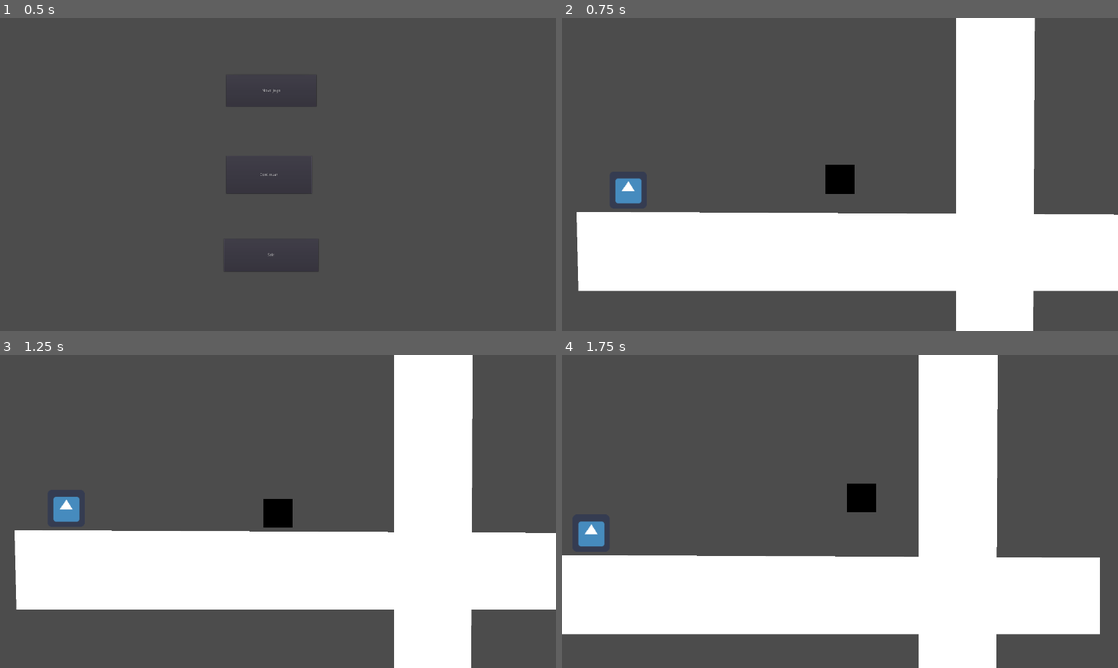
Above: before the commit, frames 1-4 (two rows, left to right).
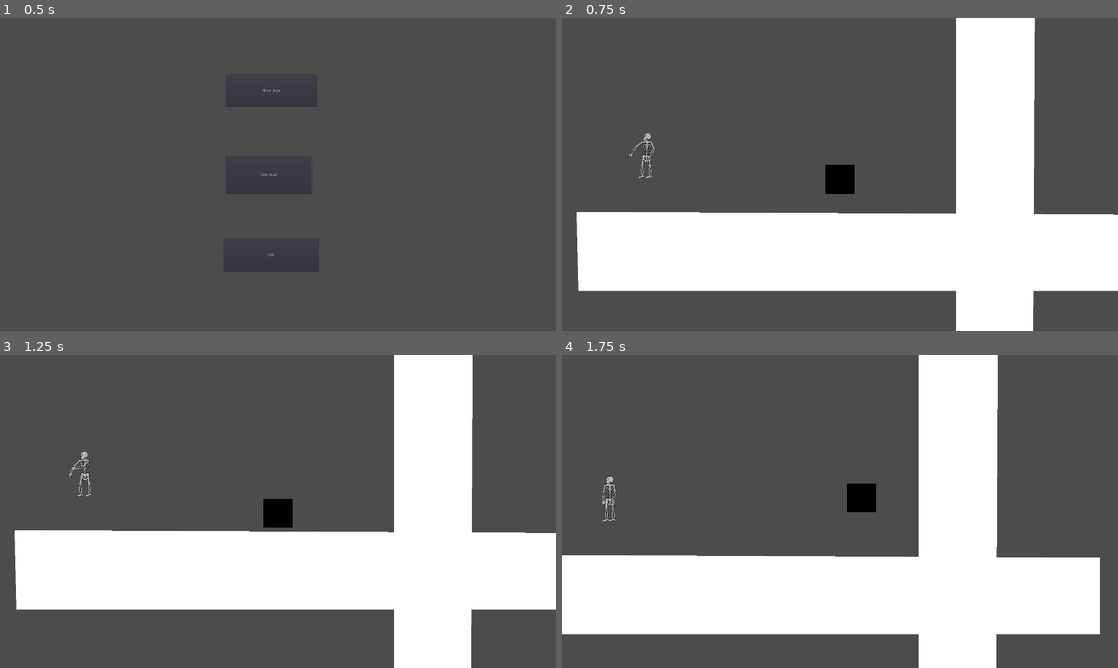
Above: after the commit, the same moments.

Repository: gabs-passarinho-garcia/moonLightJamPWojeto
Game: Godot game, scene res://Scenes/menus/main_menu.tscn
Same seed, same stepped clock (60 frames per second), same inputs: the game is played once before the commit and once after it. The engine's default icon, where the game draws it, is replaced by a stand-in: a white triangle on a blue panel in a dark square.
Inputs:
- Up to frame 1 (0.5 s): no input
- Up to frame 2 (0.75 s): click "Novo Jogo" at 0.5 s
- Up to frame 3 (1.25 s): no input
- Up to frame 4 (1.75 s): hold D (right) from 1.28 s (still down); tap W (jump) at 1.35, 1.52 s

Frame 1 is identical in both runs. In frame 2, 0.6% of the frame differs, in the area x 9-17%, y 36-60%; in frame 3, 0.5%; in frame 4, 0.6%, in the area x 2-10%, y 38-62%.

Commit message:
animacao do equeleto e correcao do morcego

Diff:
--- a/pwojeto/Scenes/actors/enemies/Skeleton.tscn
+++ b/pwojeto/Scenes/actors/enemies/Skeleton.tscn
@@ -1,31 +1,327 @@
-[gd_scene load_steps=6 format=2]
+[gd_scene load_steps=14 format=2]
 
 [ext_resource path="res://Scripts/Skeleton.gd" type="Script" id=1]
-[ext_resource path="res://icon.png" type="Texture" id=2]
+[ext_resource path="res://Assets/EsqueletoAndando.png" type="Texture" id=2]
+[ext_resource path="res://Assets/EsqueletoAtaque.png" type="Texture" id=3]
+[ext_resource path="res://Assets/esqueleto morte.png" type="Texture" id=4]
 
 [sub_resource type="RectangleShape2D" id=1]
-extents = Vector2( 62.4598, 59.4198 )
-
-[sub_resource type="CircleShape2D" id=2]
+extents = Vector2( 28.9271, 78.2859 )
+
+[sub_resource type="AnimatedTexture" id=2]
+
+[sub_resource type="CircleShape2D" id=3]
 radius = 614.125
 
-[sub_resource type="RectangleShape2D" id=3]
-extents = Vector2( 165.677, 71.2842 )
+[sub_resource type="RectangleShape2D" id=4]
+extents = Vector2( 118.182, 77.5498 )
+
+[sub_resource type="Animation" id=5]
+resource_name = "attacking-left"
+length = 1.2
+step = 0.05
+tracks/0/type = "value"
+tracks/0/path = NodePath("Sprite:visible")
+tracks/0/interp = 1
+tracks/0/loop_wrap = true
+tracks/0/imported = false
+tracks/0/enabled = true
+tracks/0/keys = {
+"times": PoolRealArray( 0 ),
+"transitions": PoolRealArray( 1 ),
+"update": 1,
+"values": [ false ]
+}
+tracks/1/type = "value"
+tracks/1/path = NodePath("Sprite2:visible")
+tracks/1/interp = 1
+tracks/1/loop_wrap = true
+tracks/1/imported = false
+tracks/1/enabled = true
+tracks/1/keys = {
+"times": PoolRealArray( 0 ),
+"transitions": PoolRealArray( 1 ),
+"update": 1,
+"values": [ true ]
+}
+tracks/2/type = "value"
+tracks/2/path = NodePath("Sprite2:frame")
+tracks/2/interp = 1
+tracks/2/loop_wrap = true
+tracks/2/imported = false
+tracks/2/enabled = true
+tracks/2/keys = {
+"times": PoolRealArray( 0, 0.05, 0.1, 0.15, 0.2, 0.25, 0.3, 0.35, 0.4, 0.45, 0.5, 0.55, 0.6, 0.65, 0.7, 0.75, 0.8, 0.85, 0.9, 0.95, 1, 1.05, 1.1 ),
+"transitions": PoolRealArray( 1, 1, 1, 1, 1, 1, 1, 1, 1, 1, 1, 1, 1, 1, 1, 1, 1, 1, 1, 1, 1, 1, 1 ),
+"update": 1,
+"values": [ 0, 1, 2, 3, 4, 5, 6, 7, 8, 9, 10, 11, 12, 13, 14, 15, 16, 17, 18, 19, 20, 21, 22 ]
+}
+tracks/3/type = "value"
+tracks/3/path = NodePath("AttackRight/CollisionShape2D:shape:extents")
+tracks/3/interp = 1
+tracks/3/loop_wrap = true
+tracks/3/imported = false
+tracks/3/enabled = true
+tracks/3/keys = {
+"times": PoolRealArray( 0.1, 0.15, 0.2, 0.25, 0.35, 0.4, 0.45, 0.5, 0.55, 0.6, 0.65, 0.7, 0.75, 0.8 ),
+"transitions": PoolRealArray( 1, 1, 1, 1, 1, 1, 1, 1, 1, 1, 1, 1, 1, 1 ),
+"update": 0,
+"values": [ Vector2( 11.5686, 22.3193 ), Vector2( 18.3332, 22.3193 ), Vector2( 23.7604, 18.272 ), Vector2( 27.6618, 14.3707 ), Vector2( 23.2728, 9.24011 ), Vector2( 27.4217, 9.24011 ), Vector2( 28.6821, 9.24011 ), Vector2( 28.6821, 13.6518 ), Vector2( 28.6821, 18.0635 ), Vector2( 23.0099, 24.366 ), Vector2( 16.7075, 27.5172 ), Vector2( 11.0352, 27.5172 ), Vector2( 11.0352, 27.5172 ), Vector2( 11.0352, 27.5172 ) ]
+}
+tracks/4/type = "value"
+tracks/4/path = NodePath("AttackLeft/CollisionShape2D:position")
+tracks/4/interp = 1
+tracks/4/loop_wrap = true
+tracks/4/imported = false
+tracks/4/enabled = true
+tracks/4/keys = {
+"times": PoolRealArray( 0.1, 0.15, 0.2, 0.25, 0.3, 0.35, 0.4, 0.45, 0.5, 0.55, 0.6, 0.65, 0.7, 0.75, 0.8 ),
+"transitions": PoolRealArray( 1, 1, 1, 1, 1, 1, 1, 1, 1, 1, 1, 1, 1, 1, 1 ),
+"update": 0,
+"values": [ Vector2( -35.9725, 2.05483 ), Vector2( -45.6552, -9.82851 ), Vector2( -51.3768, -22.5921 ), Vector2( -50.9367, -34.0353 ), Vector2( -54.0175, -45.4785 ), Vector2( -49.6163, -63.5236 ), Vector2( -53.5774, -52.9606 ), Vector2( -56.2182, -44.1582 ), Vector2( -55.778, -36.2359 ), Vector2( -54.4577, -22.5921 ), Vector2( -50.4966, -18.1909 ), Vector2( -46.0953, -5.8674 ), Vector2( -38.6132, -0.585907 ), Vector2( -38.6132, -0.585907 ), Vector2( -29.3706, 2.05482 ) ]
+}
+tracks/5/type = "value"
+tracks/5/path = NodePath("AttackLeft/CollisionShape2D:disabled")
+tracks/5/interp = 1
+tracks/5/loop_wrap = true
+tracks/5/imported = false
+tracks/5/enabled = true
+tracks/5/keys = {
+"times": PoolRealArray( 0.1, 0.85 ),
+"transitions": PoolRealArray( 1, 1 ),
+"update": 1,
+"values": [ false, true ]
+}
+tracks/6/type = "value"
+tracks/6/path = NodePath("Sprite3:visible")
+tracks/6/interp = 1
+tracks/6/loop_wrap = true
+tracks/6/imported = false
+tracks/6/enabled = true
+tracks/6/keys = {
+"times": PoolRealArray( 0.2 ),
+"transitions": PoolRealArray( 1 ),
+"update": 1,
+"values": [ false ]
+}
+
+[sub_resource type="Animation" id=6]
+length = 1.2
+step = 0.05
+tracks/0/type = "value"
+tracks/0/path = NodePath("Sprite:visible")
+tracks/0/interp = 1
+tracks/0/loop_wrap = true
+tracks/0/imported = false
+tracks/0/enabled = true
+tracks/0/keys = {
+"times": PoolRealArray( 0 ),
+"transitions": PoolRealArray( 1 ),
+"update": 1,
+"values": [ false ]
+}
+tracks/1/type = "value"
+tracks/1/path = NodePath("Sprite2:visible")
+tracks/1/interp = 1
+tracks/1/loop_wrap = true
+tracks/1/imported = false
+tracks/1/enabled = true
+tracks/1/keys = {
+"times": PoolRealArray( 0 ),
+"transitions": PoolRealArray( 1 ),
+"update": 1,
+"values": [ true ]
+}
+tracks/2/type = "value"
+tracks/2/path = NodePath("Sprite2:frame")
+tracks/2/interp = 1
+tracks/2/loop_wrap = true
+tracks/2/imported = false
+tracks/2/enabled = true
+tracks/2/keys = {
+"times": PoolRealArray( 0, 0.05, 0.1, 0.15, 0.2, 0.25, 0.3, 0.35, 0.4, 0.45, 0.5, 0.55, 0.6, 0.65, 0.7, 0.75, 0.8, 0.85, 0.9, 0.95, 1, 1.05, 1.1 ),
+"transitions": PoolRealArray( 1, 1, 1, 1, 1, 1, 1, 1, 1, 1, 1, 1, 1, 1, 1, 1, 1, 1, 1, 1, 1, 1, 1 ),
+"update": 1,
+"values": [ 0, 1, 2, 3, 4, 5, 6, 7, 8, 9, 10, 11, 12, 13, 14, 15, 16, 17, 18, 19, 20, 21, 22 ]
+}
+tracks/3/type = "value"
+tracks/3/path = NodePath("AttackRight/CollisionShape2D:disabled")
+tracks/3/interp = 1
+tracks/3/loop_wrap = true
+tracks/3/imported = false
+tracks/3/enabled = true
+tracks/3/keys = {
+"times": PoolRealArray( 0, 0.1, 1 ),
+"transitions": PoolRealArray( 1, 1, 1 ),
+"update": 1,
+"values": [ true, false, true ]
+}
+tracks/4/type = "value"
+tracks/4/path = NodePath("AttackRight/CollisionShape2D:position")
+tracks/4/interp = 1
+tracks/4/loop_wrap = true
+tracks/4/imported = false
+tracks/4/enabled = true
+tracks/4/keys = {
+"times": PoolRealArray( 0.1, 0.15, 0.2, 0.25, 0.3, 0.35, 0.4, 0.45, 0.5, 0.55, 0.6, 0.65, 0.7, 0.75, 0.8 ),
+"transitions": PoolRealArray( 1, 1, 1, 1, 1, 1, 1, 1, 1, 1, 1, 1, 1, 1, 1 ),
+"update": 0,
+"values": [ Vector2( 39.1631, 4.62005 ), Vector2( 48.9165, -5.13338 ), Vector2( 54.7686, -17.8129 ), Vector2( 57.2069, -30.0046 ), Vector2( 57.2069, -45.6101 ), Vector2( 53.1031, -59.5501 ), Vector2( 55.6241, -50.0964 ), Vector2( 56.8846, -39.3822 ), Vector2( 58.7753, -29.9286 ), Vector2( 58.1451, -21.1051 ), Vector2( 52.4728, -12.2817 ), Vector2( 45.5402, -2.19778 ), Vector2( 39.2377, 2.21393 ), Vector2( 39.2377, 2.21393 ), Vector2( 30.4143, 4.10467 ) ]
+}
+tracks/5/type = "value"
+tracks/5/path = NodePath("AttackRight/CollisionShape2D:shape:extents")
+tracks/5/interp = 1
+tracks/5/loop_wrap = true
+tracks/5/imported = false
+tracks/5/enabled = true
+tracks/5/keys = {
+"times": PoolRealArray( 0.1, 0.15, 0.2, 0.25, 0.35, 0.4, 0.45, 0.5, 0.55, 0.6, 0.65, 0.7, 0.75, 0.8 ),
+"transitions": PoolRealArray( 1, 1, 1, 1, 1, 1, 1, 1, 1, 1, 1, 1, 1, 1 ),
+"update": 0,
+"values": [ Vector2( 11.5686, 22.3193 ), Vector2( 18.3332, 22.3193 ), Vector2( 23.7604, 18.272 ), Vector2( 27.6618, 14.3707 ), Vector2( 23.2728, 9.24011 ), Vector2( 27.4217, 9.24011 ), Vector2( 28.6821, 9.24011 ), Vector2( 28.6821, 13.6518 ), Vector2( 28.6821, 18.0635 ), Vector2( 23.0099, 24.366 ), Vector2( 16.7075, 27.5172 ), Vector2( 11.0352, 27.5172 ), Vector2( 11.0352, 27.5172 ), Vector2( 11.0352, 27.5172 ) ]
+}
+tracks/6/type = "value"
+tracks/6/path = NodePath("Sprite3:visible")
+tracks/6/interp = 1
+tracks/6/loop_wrap = true
+tracks/6/imported = false
+tracks/6/enabled = true
+tracks/6/keys = {
+"times": PoolRealArray( 0.2 ),
+"transitions": PoolRealArray( 1 ),
+"update": 1,
+"values": [ false ]
+}
+
+[sub_resource type="Animation" id=7]
+resource_name = "dying"
+length = 1.2
+step = 0.05
+tracks/0/type = "value"
+tracks/0/path = NodePath("Sprite3:visible")
+tracks/0/interp = 1
+tracks/0/loop_wrap = true
+tracks/0/imported = false
+tracks/0/enabled = true
+tracks/0/keys = {
+"times": PoolRealArray( 0 ),
+"transitions": PoolRealArray( 1 ),
+"update": 1,
+"values": [ true ]
+}
+tracks/1/type = "value"
+tracks/1/path = NodePath("Sprite3:frame")
+tracks/1/interp = 1
+tracks/1/loop_wrap = true
+tracks/1/imported = false
+tracks/1/enabled = true
+tracks/1/keys = {
+"times": PoolRealArray( 0, 0.05, 0.1, 0.15, 0.2, 0.25, 0.3, 0.35, 0.4, 0.45, 0.5, 0.55, 0.6, 0.65, 0.7, 0.75, 0.8, 0.85, 0.9, 0.95, 1, 1.05, 1.1, 1.15 ),
+"transitions": PoolRealArray( 1, 1, 1, 1, 1, 1, 1, 1, 1, 1, 1, 1, 1, 1, 1, 1, 1, 1, 1, 1, 1, 1, 1, 1 ),
+"update": 1,
+"values": [ 0, 1, 2, 3, 4, 5, 6, 7, 8, 9, 10, 11, 12, 13, 14, 15, 16, 17, 18, 19, 20, 21, 22, 23 ]
+}
+tracks/2/type = "value"
+tracks/2/path = NodePath("Sprite2:visible")
+tracks/2/interp = 1
+tracks/2/loop_wrap = true
+tracks/2/imported = false
+tracks/2/enabled = true
+tracks/2/keys = {
+"times": PoolRealArray( 0 ),
+"transitions": PoolRealArray( 1 ),
+"update": 1,
+"values": [ false ]
+}
+tracks/3/type = "value"
+tracks/3/path = NodePath("Sprite:visible")
+tracks/3/interp = 1
+tracks/3/loop_wrap = true
+tracks/3/imported = false
+tracks/3/enabled = true
+tracks/3/keys = {
+"times": PoolRealArray( 0 ),
+"transitions": PoolRealArray( 1 ),
+"update": 1,
+"values": [ false ]
+}
+
+[sub_resource type="Animation" id=8]
+length = 1.2
+loop = true
+step = 0.05
+tracks/0/type = "value"
+tracks/0/path = NodePath("Sprite:visible")
+tracks/0/interp = 1
+tracks/0/loop_wrap = true
+tracks/0/imported = false
+tracks/0/enabled = true
+tracks/0/keys = {
+"times": PoolRealArray( 0, 1 ),
+"transitions": PoolRealArray( 1, 1 ),
+"update": 1,
+"values": [ true, true ]
+}
+tracks/1/type = "value"
+tracks/1/path = NodePath("Sprite:frame")
+tracks/1/interp = 1
+tracks/1/loop_wrap = true
+tracks/1/imported = false
+tracks/1/enabled = true
+tracks/1/keys = {
+"times": PoolRealArray( 0, 0.05, 0.1, 0.15, 0.2, 0.25, 0.3, 0.35, 0.4, 0.45, 0.5, 0.55, 0.6, 0.65, 0.7, 0.75, 0.8, 0.85, 0.9, 0.95, 1, 1.05, 1.1, 1.15 ),
+"transitions": PoolRealArray( 1, 1, 1, 1, 1, 1, 1, 1, 1, 1, 1, 1, 1, 1, 1, 1, 1, 1, 1, 1, 1, 1, 1, 1 ),
+"update": 1,
+"values": [ 0, 1, 2, 3, 4, 5, 6, 7, 8, 9, 10, 11, 12, 13, 14, 15, 16, 17, 18, 19, 20, 21, 22, 23 ]
+}
+tracks/2/type = "value"
+tracks/2/path = NodePath("Sprite2:visible")
+tracks/2/interp = 1
+tracks/2/loop_wrap = true
+tracks/2/imported = false
+tracks/2/enabled = true
+tracks/2/keys = {
+"times": PoolRealArray( 0 ),
+"transitions": PoolRealArray( 1 ),
+"update": 1,
+"values": [ false ]
+}
+tracks/3/type = "value"
+tracks/3/path = NodePath("Sprite3:visible")
+tracks/3/interp = 1
+tracks/3/loop_wrap = true
+tracks/3/imported = false
+tracks/3/enabled = true
+tracks/3/keys = {
+"times": PoolRealArray( 0.2 ),
+"transitions": PoolRealArray( 1 ),
+"update": 1,
+"values": [ false ]
+}
+
+[sub_resource type="RectangleShape2D" id=9]
+extents = Vector2( 23.7604, 18.272 )
 
 [node name="Skeleton" type="KinematicBody2D"]
 script = ExtResource( 1 )
 
 [node name="CollisionShape2D" type="CollisionShape2D" parent="."]
+position = Vector2( 0.735077, 7.35089 )
 shape = SubResource( 1 )
 
 [node name="Sprite" type="Sprite" parent="."]
-scale = Vector2( 2, 2 )
+position = Vector2( 7.95633, 5.78472 )
+scale = Vector2( 0.15, 0.15 )
 texture = ExtResource( 2 )
+normal_map = SubResource( 2 )
+vframes = 5
+hframes = 5
+frame = 4
 
 [node name="Range" type="Area2D" parent="."]
 
 [node name="CollisionShape2D" type="CollisionShape2D" parent="Range"]
-shape = SubResource( 2 )
+shape = SubResource( 3 )
 
 [node name="KnockbackTimer" type="Timer" parent="."]
 wait_time = 0.15
@@ -34,10 +330,50 @@
 [node name="AttackRange" type="Area2D" parent="."]
 
 [node name="CollisionShape2D" type="CollisionShape2D" parent="AttackRange"]
-shape = SubResource( 3 )
+position = Vector2( 0.509148, 6.6148 )
+shape = SubResource( 4 )
 
 [node name="RayCast2D" type="RayCast2D" parent="."]
+
+[node name="AnimationPlayer" type="AnimationPlayer" parent="."]
+anims/attacking-left = SubResource( 5 )
+anims/attacking-right = SubResource( 6 )
+anims/dying = SubResource( 7 )
+anims/walking = SubResource( 8 )
+
+[node name="Sprite2" type="Sprite" parent="."]
+visible = false
+position = Vector2( -24.7085, 6.46422 )
+scale = Vector2( 0.15, 0.15 )
+texture = ExtResource( 3 )
+vframes = 5
+hframes = 5
+frame = 4
+
+[node name="AttackLeft" type="Area2D" parent="."]
+position = Vector2( -1.90735e-06, 0 )
+
+[node name="CollisionShape2D" type="CollisionShape2D" parent="AttackLeft"]
+position = Vector2( -51.3768, -22.5921 )
+shape = SubResource( 9 )
+
+[node name="AttackRight" type="Area2D" parent="."]
+
+[node name="CollisionShape2D" type="CollisionShape2D" parent="AttackRight"]
+position = Vector2( 54.7686, -17.8129 )
+shape = SubResource( 9 )
+
+[node name="Sprite3" type="Sprite" parent="."]
+visible = false
+position = Vector2( 19.4634, 7.54702 )
+scale = Vector2( 0.15, 0.15 )
+texture = ExtResource( 4 )
+vframes = 5
+hframes = 5
 [connection signal="body_entered" from="Range" to="." method="_on_Range_body_entered"]
 [connection signal="body_exited" from="Range" to="." method="_on_Range_body_exited"]
 [connection signal="timeout" from="KnockbackTimer" to="." method="_on_KnockbackTimer_timeout"]
 [connection signal="body_entered" from="AttackRange" to="." method="_on_AttackRange_body_entered"]
+[connection signal="animation_finished" from="AnimationPlayer" to="." method="_on_AnimationPlayer_animation_finished"]
+[connection signal="body_entered" from="AttackLeft" to="." method="_on_AttackLeft_body_entered"]
+[connection signal="body_entered" from="AttackRight" to="." method="_on_AttackRight_body_entered"]
--- a/pwojeto/Scenes/test.tscn
+++ b/pwojeto/Scenes/test.tscn
@@ -40,4 +40,4 @@
 format = 1
 
 [node name="Skeleton" parent="." instance=ExtResource( 2 )]
-position = Vector2( 185.944, 409.836 )
+position = Vector2( 248.865, 283.994 )
--- a/pwojeto/Scripts/Morcego.gd
+++ b/pwojeto/Scripts/Morcego.gd
@@ -11,16 +11,18 @@
 		velocity=velocity.normalized()*SPEED
 	elif $KnockbackTimer.is_stopped():
 		velocity=Vector2(0,0)
-	var collision=move_and_collide(velocity*delta)
-	if collision and collision.collider.is_in_group("character"):
-		collision.collider.damage(DAMAGE)
-		knockback()
+	velocity=move_and_slide(velocity)
+	for i in get_slide_count():
+			var collision=get_slide_collision(i)
+			if collision and collision.collider.is_in_group("character"):
+				collision.collider.damage(DAMAGE)
+				knockback()
 	if velocity.x<0 and $AnimatedSprite.flip_h==true:
 		$AnimatedSprite.flip_h=false
 	elif velocity.x>0 and $AnimatedSprite.flip_h==false:
 		$AnimatedSprite.flip_h=true
 	if alvo!=null and not following:
-
+		follow_checker()
 
 func _on_Area2D_body_entered(body):
 	if body.is_in_group("character"):
@@ -32,7 +34,12 @@
 func _on_Range_body_exited(body):
 	if body.is_in_group("character"):
 		alvo=null
-
+func follow_checker():
+	$RayCast2D.set_cast_to(alvo.global_position-global_position)
+	$RayCast2D.force_raycast_update()
+	if $RayCast2D.get_collider()==alvo:
+		following=true
+		$AnimationPlayer.play("walking")
 func hit():
 	queue_free()
 
--- a/pwojeto/Scripts/Skeleton.gd
+++ b/pwojeto/Scripts/Skeleton.gd
@@ -13,6 +13,7 @@
 var KNOCKBACK_ANGLE=PI/4
 var KNOCKBACK_SPEED=1000
 var DAMAGE=30
+var ATTACK_DAMAGE=50
 var following=false
 var not_jumped=true
 func _ready():
@@ -25,8 +26,18 @@
 
 			if(global_position<alvo.global_position):
 				velocity.x=SPEED
+				if $Sprite.flip_h==false:
+					$Sprite.flip_h=true
+					$Sprite.position.x=-9.4
+					$Sprite2.flip_h=true
+					$Sprite2.position.x=26.9
 			elif global_position>alvo.global_position:
 				velocity.x=-SPEED
+				if $Sprite.flip_h==true:
+					$Sprite.flip_h=false
+					$Sprite2.position.x=7.95
+					$Sprite2.flip_h=false
+					$Sprite2.position.x=-26.4
 			else:
 				velocity.x=0
 
@@ -56,12 +67,15 @@
 	$RayCast2D.force_raycast_update()
 	if $RayCast2D.get_collider()==alvo:
 		following=true
+		$AnimationPlayer.play("walking")
+
 
 func _on_Range_body_exited(body):
 	if body.is_in_group("character"):
 		alvo=null
 		following=false
 		not_jumped=true
+		$AnimationPlayer.stop()
 
 func knockback():
 	$KnockbackTimer.start()
@@ -83,4 +97,24 @@
 	attack()
 
 func attack():
-	pass
+	if $Sprite.flip_h==true:
+		$AnimationPlayer.play("attacking-right")
+	else:
+		$AnimationPlayer.play("attacking-left")
+
+
+func _on_AnimationPlayer_animation_finished(anim_name):
+	if anim_name=="attacking-right" or anim_name=="attacking-left":
+		$AnimationPlayer.play("walking")
+
+
+func _on_AttackLeft_body_entered(body):
+	if body.is_in_group("character"):
+		body.damage(ATTACK_DAMAGE)
+		knockback()
+
+
+func _on_AttackRight_body_entered(body):
+	if body.is_in_group("character"):
+		body.damage(ATTACK_DAMAGE)
+		knockback()
Binary file added: pwojeto/Assets/EsqueletoAndando.png
Not shown, added: pwojeto/Assets/EsqueletoAndando.png.import
Binary file added: pwojeto/Assets/EsqueletoAtaque.png
Not shown, added: pwojeto/Assets/EsqueletoAtaque.png.import
Binary file added: pwojeto/Assets/esqueleto morte.png
Not shown, added: pwojeto/Assets/esqueleto morte.png.import
